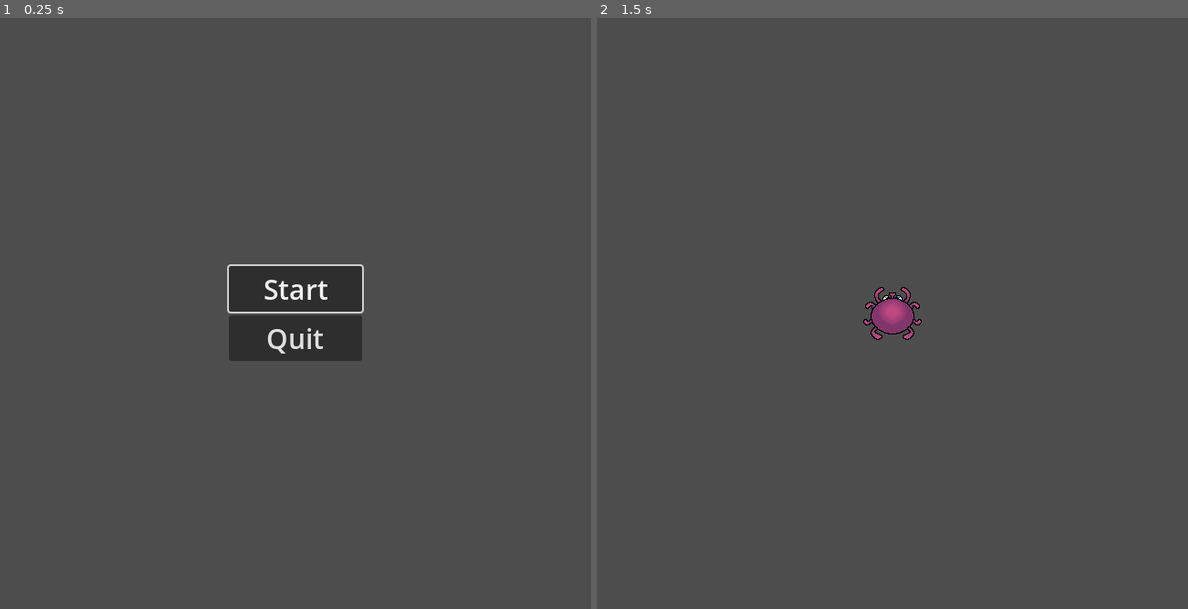
Above: before the commit, frames 1-2 (left to right).
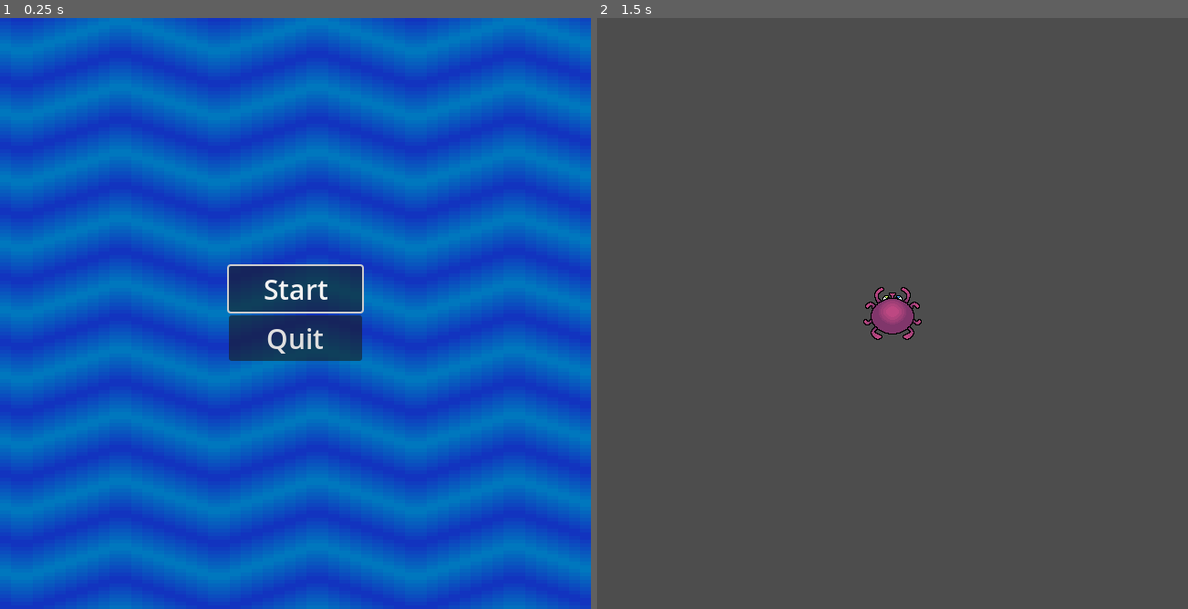
Above: after the commit, the same moments.

Repository: jonael-garcia26/OctoPause
Game: Godot game, scene res://Scenes/menu.tscn
Same seed, same stepped clock (60 frames per second), same inputs: the game is played once before the commit and once after it. The project has no main scene, so this scene is started directly.
Inputs:
- Up to frame 1 (0.25 s): no input
- Up to frame 2 (1.5 s): click "Start" at 0.5 s; tap Enter at 1.25 s

The runs differ from the first frame. In frame 1, 100% of the frame differs, in the area x 0-100%, y 0-100%; in frame 2, nothing differs.

Commit message:
Added animated background to start screen

Diff:
--- /dev/null
+++ b/Assets/Shaders/bgScroll.gdshader
@@ -0,0 +1,6 @@
+shader_type canvas_item;
+
+void vertex() {
+	// Called for every vertex the material is visible on.
+	UV.x += TIME * -0.05;
+}
--- a/Scenes/menu.tscn
+++ b/Scenes/menu.tscn
@@ -1,7 +1,12 @@
-[gd_scene load_steps=3 format=3 uid="uid://ng2v52wteqgw"]
+[gd_scene load_steps=6 format=3 uid="uid://ng2v52wteqgw"]
 
 [ext_resource type="Script" path="res://Scripts/start.gd" id="1_80ar1"]
+[ext_resource type="Shader" path="res://Assets/Shaders/bgScroll.gdshader" id="1_sfxr1"]
 [ext_resource type="Script" path="res://Scripts/quit.gd" id="1_yorfc"]
+[ext_resource type="Texture2D" uid="uid://dt2sklf6eyu73" path="res://Assets/Sprites/Start.png" id="2_2xws7"]
+
+[sub_resource type="ShaderMaterial" id="ShaderMaterial_h6wif"]
+shader = ExtResource("1_sfxr1")
 
 [node name="Menu" type="Control"]
 layout_mode = 3
@@ -13,6 +18,21 @@
 grow_horizontal = 2
 grow_vertical = 2
 size_flags_horizontal = 4
+
+[node name="Background" type="TextureRect" parent="."]
+texture_repeat = 2
+material = SubResource("ShaderMaterial_h6wif")
+layout_mode = 1
+anchors_preset = 15
+anchor_right = 1.0
+anchor_bottom = 1.0
+offset_left = -972.0
+offset_top = -324.0
+offset_right = 972.0
+offset_bottom = 324.0
+grow_horizontal = 2
+grow_vertical = 2
+texture = ExtResource("2_2xws7")
 
 [node name="VBoxContainer" type="VBoxContainer" parent="."]
 layout_mode = 1
Binary file added: Assets/Sprites/Start.png
Not shown, added: Assets/Sprites/Start.png.import
